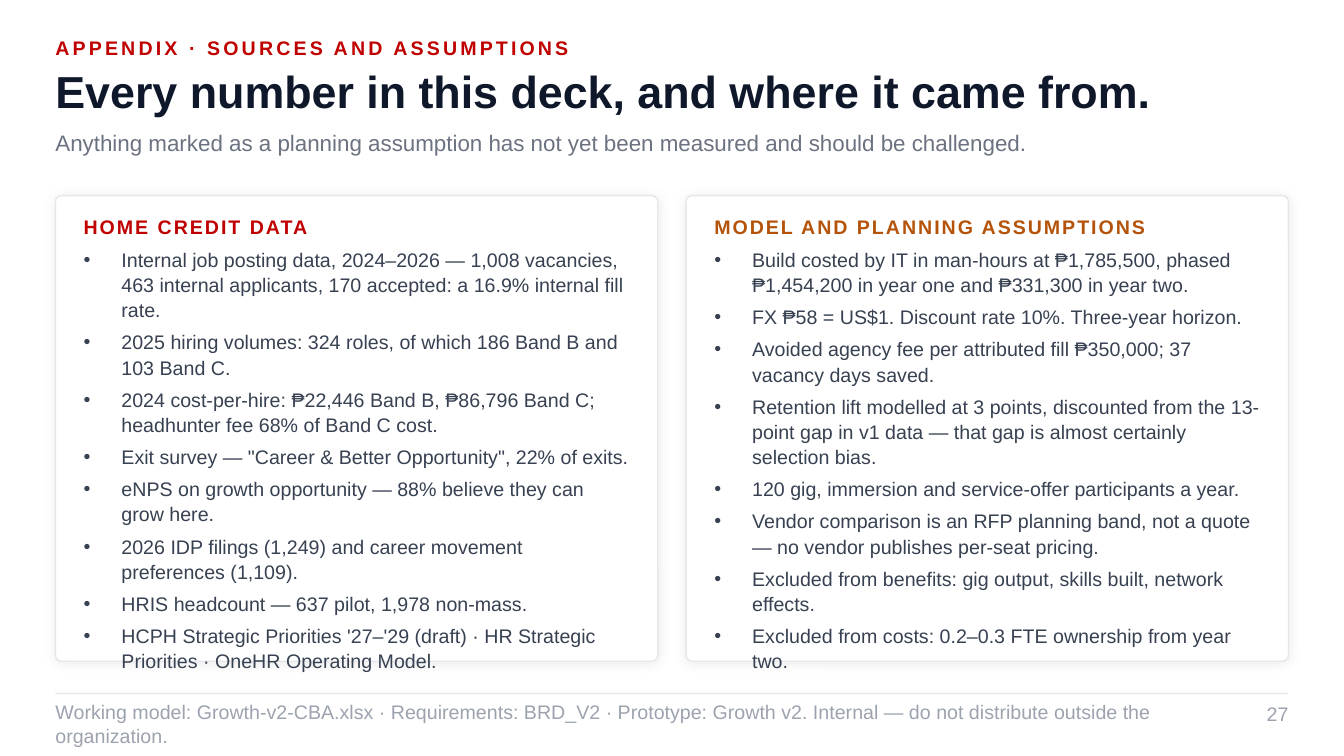
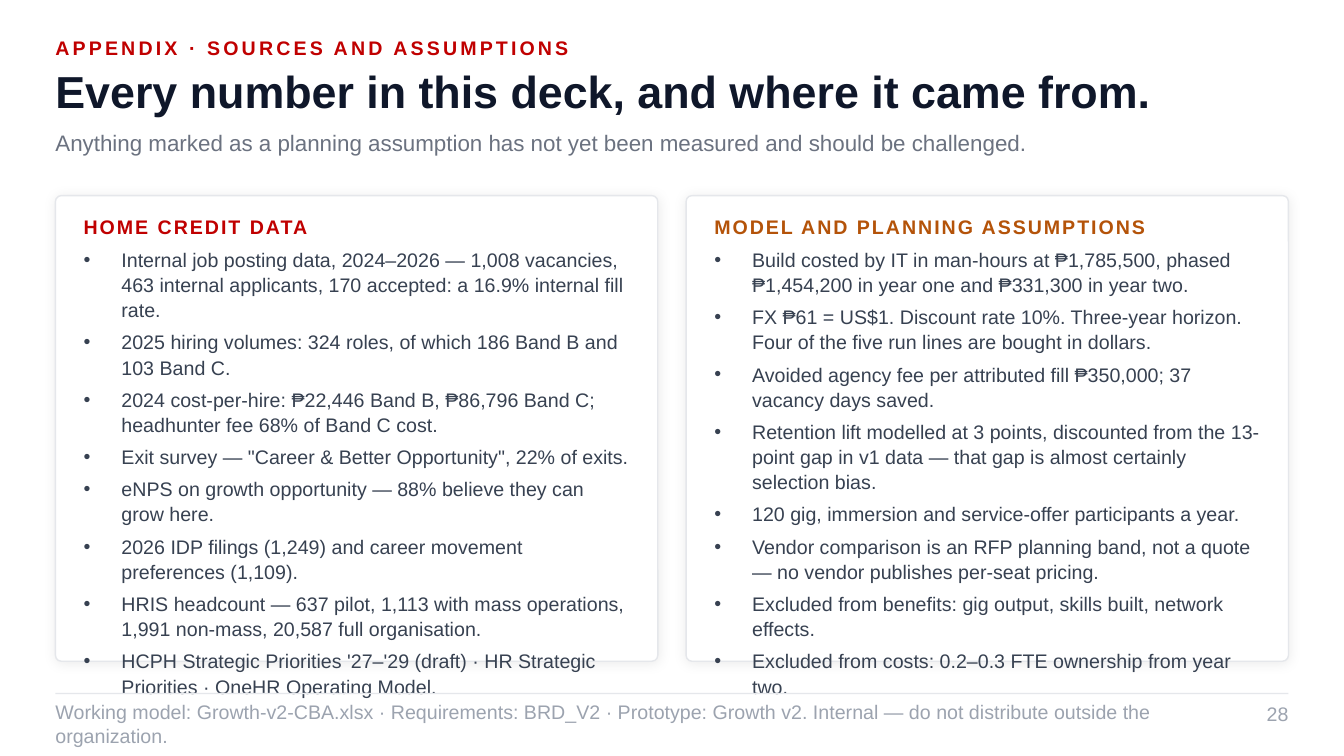
Before and after one commit to Ruffa06/Talent-Marketplace, a slide deck: slide 28 of docs/Growth_Talent_Marketplace_ALP.pptx (slide 27 before the commit). Drawn at 1344x756 pixels with LibreOffice and Linux fonts; fonts in the diff are those of the drawing. Boxes give left, top, right and bottom in pixels: in the first picture for what was removed or moved away, otherwise in the second. Text is boxed around its words. In the diff, an @@ line names an element or a change of style, - is before the commit and + after.

```diff
--- a/docs/Growth_Talent_Marketplace_ALP.pptx
+++ b/docs/Growth_Talent_Marketplace_ALP.pptx
@@ text at box(752, 309, 1242, 353): text changed @@
-• FX ₱58 = US$1. Discount rate 10%. Three-year horizon.
+• FX ₱61 = US$1. Discount rate 10%. Three-year horizon. Four of the five run lines are bought in dollars.
@@ text at box(121, 596, 624, 640): text changed @@
-• HRIS headcount — 637 pilot, 1,978 non-mass.
+• HRIS headcount — 637 pilot, 1,113 with mass operations, 1,991 non-mass, 20,587 full organisation.
@@ text at box(1267, 707, 1289, 721): text changed @@
-27
+28
```
Also in this commit, not shown: 12 other slides changed, 1 slide added, 5 other files.
